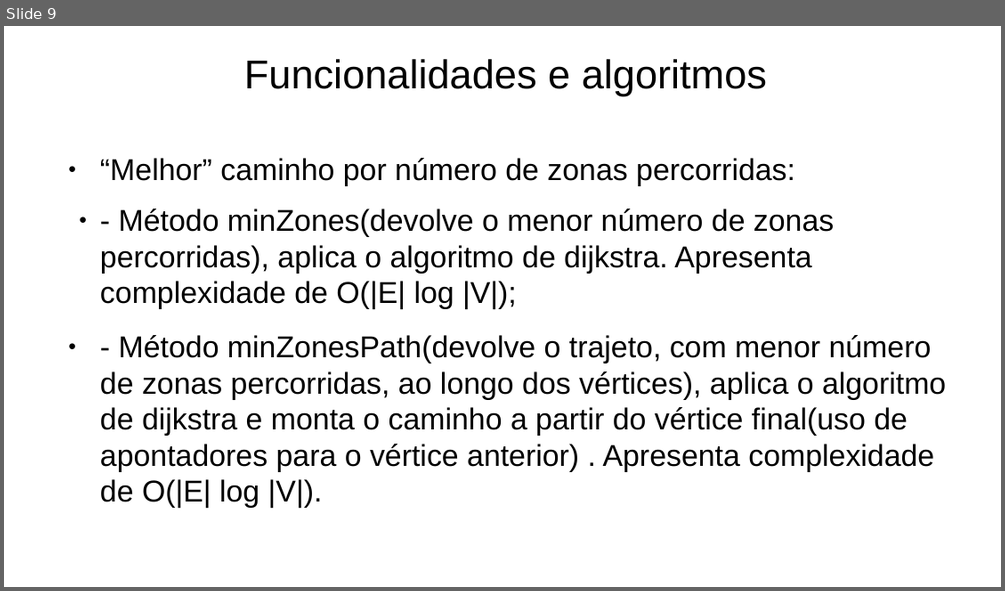
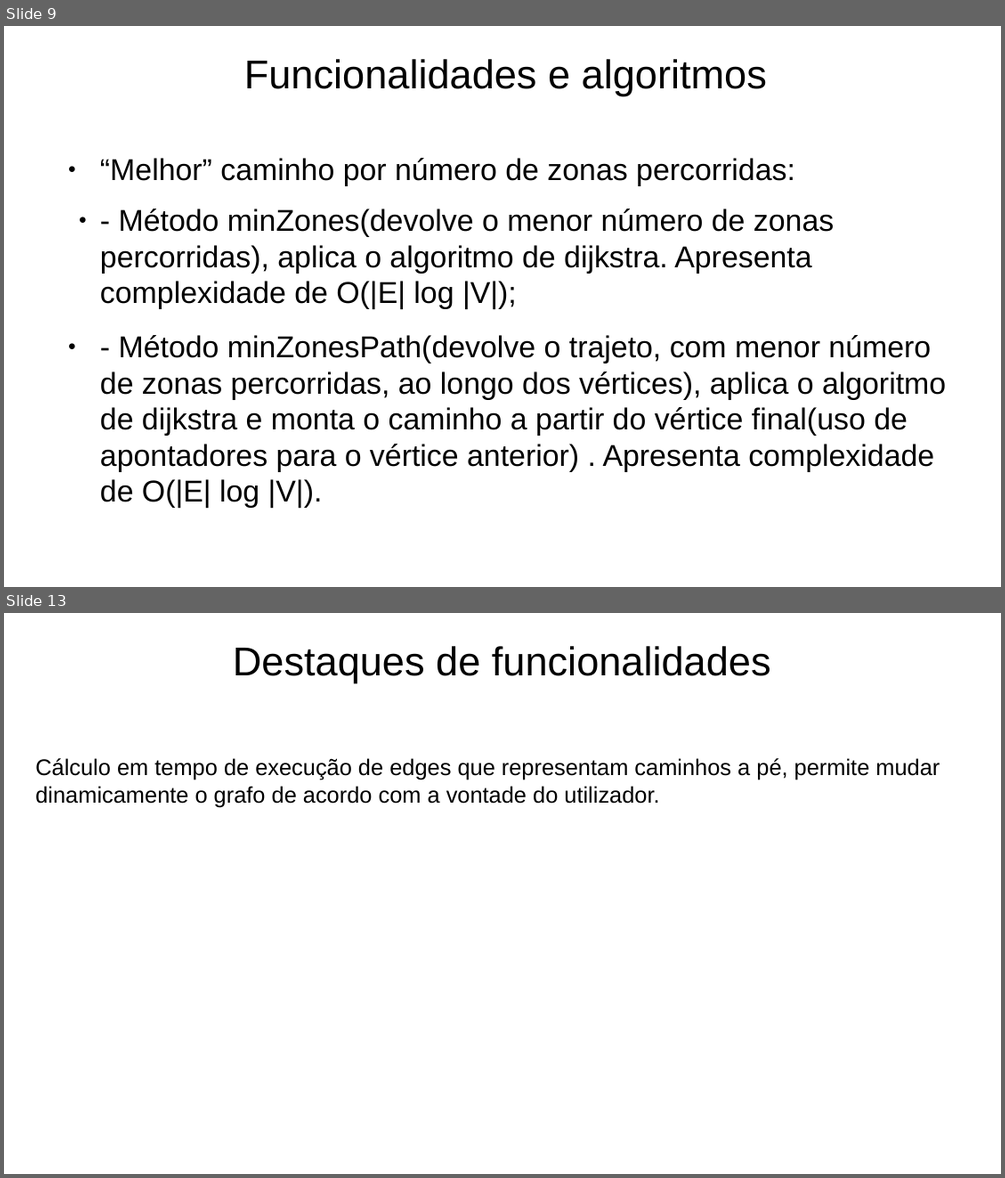
Before and after one commit to Naapperas/feup-aed-proj2, a slide deck: Apresentação.pptx. Shown one above the other, each under a label of ours: slide 9 before the commit, slides 9 and 13 after it; the slides between them are not shown. The pictures are 1005x591 and 1005x1178 pixels, drawn with LibreOffice and Linux fonts; fonts in the diff are those of the drawing. Boxes give left, top, right and bottom in pixels: in the first picture for what was removed or moved away, otherwise in the second. Text is boxed around its words. In the diff, an @@ line names an element or a change of style, - is before the commit and + after.

```diff
--- a/Apresentação.pptx
+++ b/Apresentação.pptx
@@ slide 13 added at (4, 613, 1001, 1174), background #FFFFFF @@
@@ text added at (233, 646, 771, 683), 32 pt, text #000000 @@
+Destaques de funcionalidades
@@ text added at (35, 758, 939, 807), 18 pt, text #000000 @@
+Cálculo em tempo de execução de edges que representam caminhos a pé, permite mudar dinamicamente o grafo de acordo com a vontade do utilizador.
```
Also in this commit, not shown: 8 slides changed, 1 other slide added, 1 slide removed.
